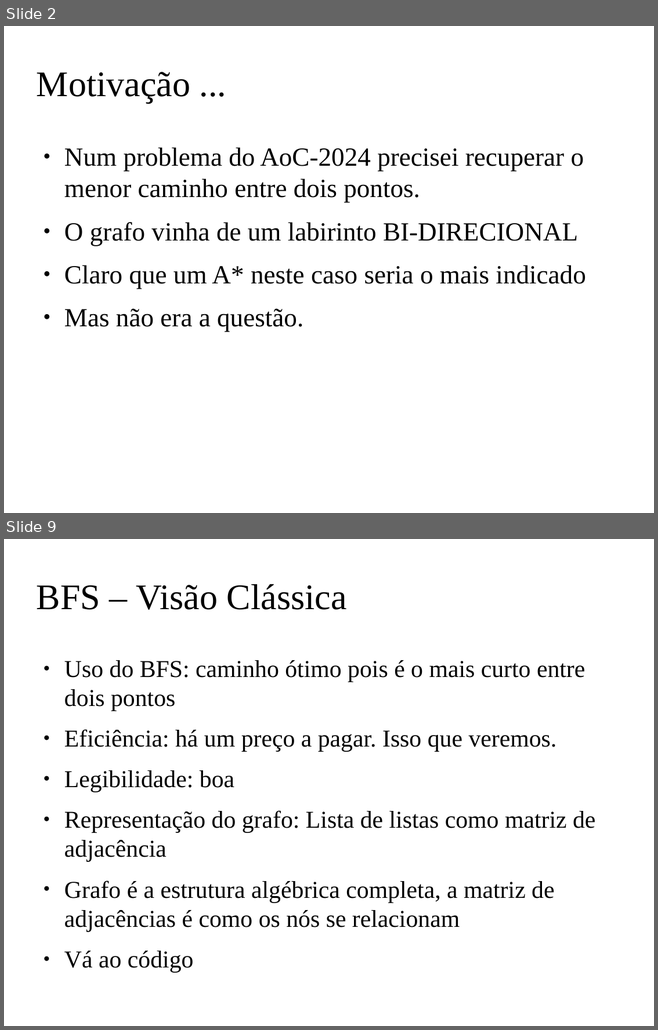
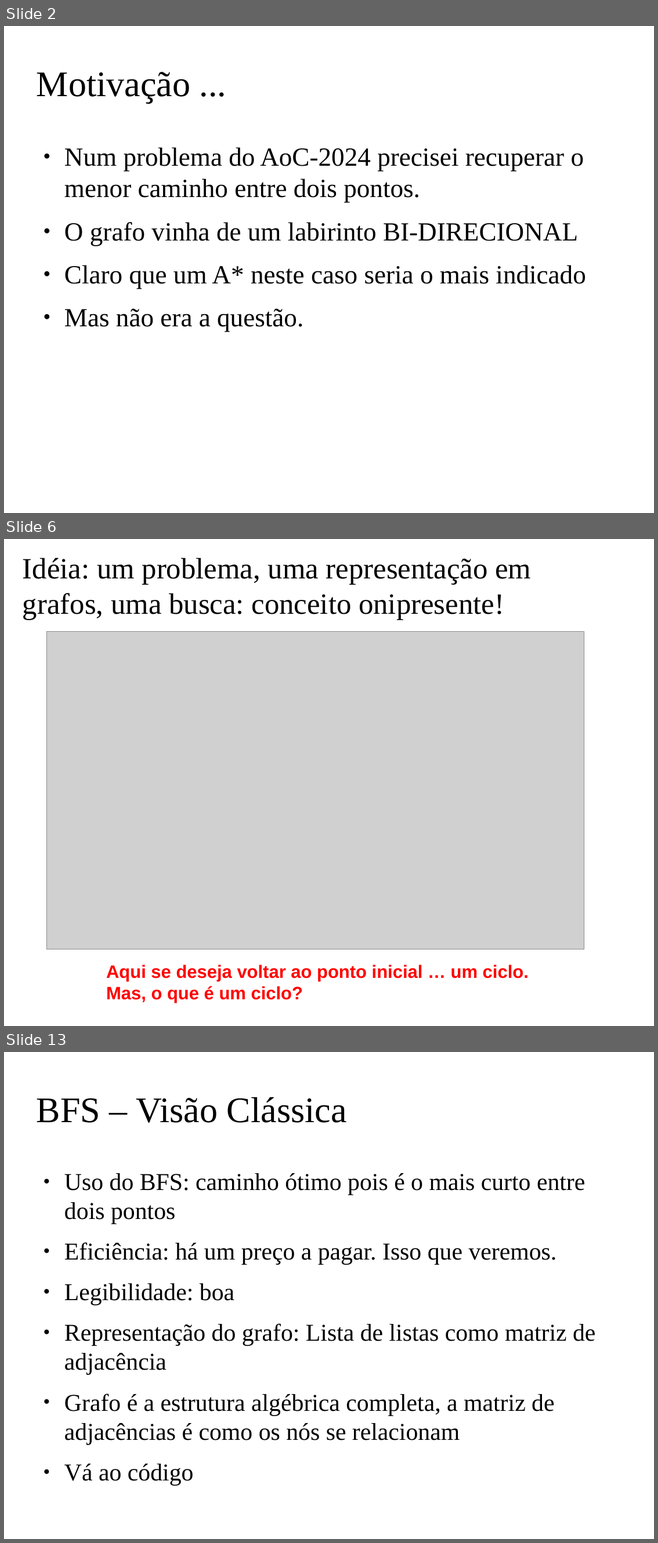
Before and after one commit to claudiosa/CCS, a slide deck: picat/YOUTUBE_BFS_PICAT/slides_bfs.odp. Shown one above the other, each under a label of ours: slides 2 and 9 before the commit, slides 2, 6 and 13 after it; the slides between them are not shown. The pictures are 658x1030 and 658x1543 pixels, drawn with LibreOffice and Linux fonts; fonts in the diff are those of the drawing; grey boxes stand for pictures; background and template pictures are left out. Boxes give left, top, right and bottom in pixels: in the first picture for what was removed or moved away, otherwise in the second. Text is boxed around its words. In the diff, an @@ line names an element or a change of style, - is before the commit and + after.

```diff
--- a/picat/YOUTUBE_BFS_PICAT/slides_bfs.odp
+++ b/picat/YOUTUBE_BFS_PICAT/slides_bfs.odp
@@ slide 6 added at <box>4,539,654,1026</box>, background picture (left out) @@
@@ title added at <box>23,558,531,620</box>, 36 pt, text #000000 @@
+Idéia: um problema, uma representação em grafos, uma busca: conceito onipresente!
@@ picture added at <box>46,632,583,949</box> @@
@@ text added at <box>106,965,528,1004</box>, 22 pt, text #FF0000, bold @@
+Aqui se deseja voltar ao ponto inicial … um ciclo.
+Mas, o que é um ciclo?
@@ what was slide 9 is now slide 13 @@
```
Also in this commit, not shown: 9 slides changed, 4 other slides added, 1 slide removed, 2 other files.
